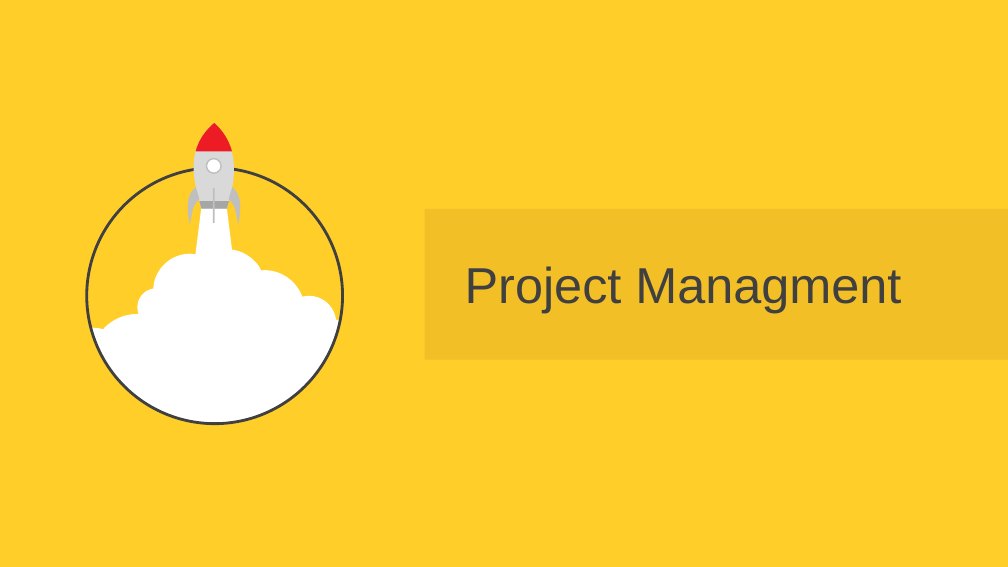
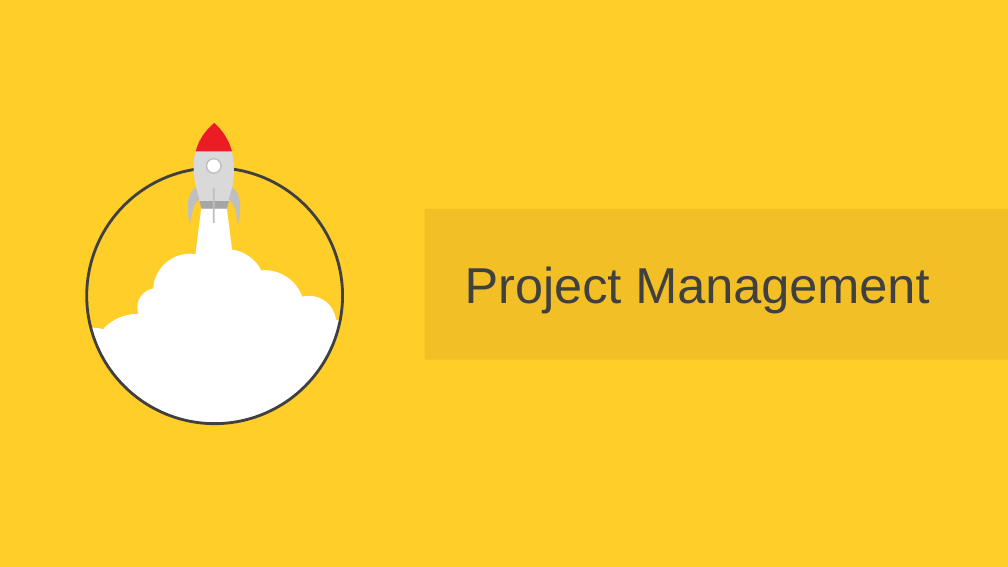
Before and after one commit to AmmarNaser/Autonomous-Mobile-Robot, a slide deck: slide 16 of docs/AMR-MUST.pptx (slide 14 before the commit). Drawn at 1008x567 pixels with LibreOffice and Linux fonts; fonts in the diff are those of the drawing. Boxes give left, top, right and bottom in pixels: in the first picture for what was removed or moved away, otherwise in the second. Text is boxed around its words. In the diff, an @@ line names an element or a change of style, - is before the commit and + after.

```diff
--- a/docs/AMR-MUST.pptx
+++ b/docs/AMR-MUST.pptx
@@ text at <box>465,266,929,313</box>: text changed @@
-Project Managment
+Project Management
```
Also in this commit, not shown: 3 other slides changed, 2 slides added.
